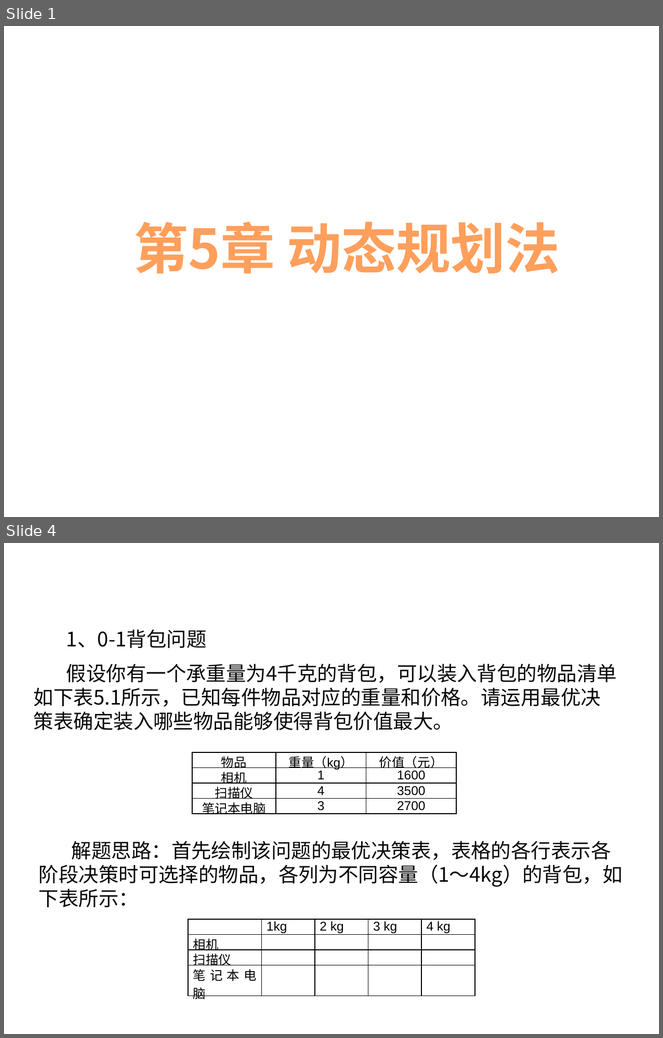
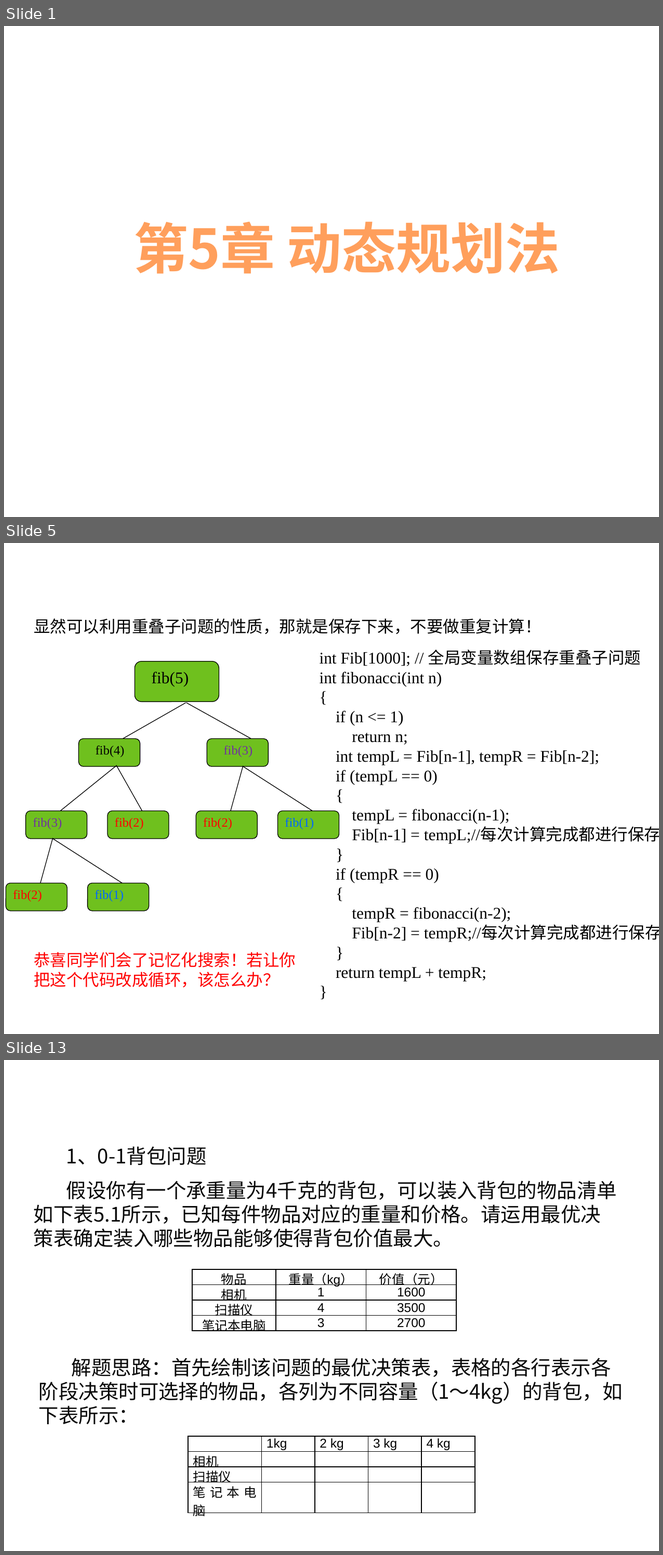
Before and after one commit to liutongling/DP, a slide deck: file/第5章 动态规划法.pptx. Shown one above the other, each under a label of ours: slides 1 and 4 before the commit, slides 1, 5 and 13 after it; the slides between them are not shown. The pictures are 663x1038 and 663x1555 pixels, drawn with LibreOffice and Linux fonts; fonts in the diff are those of the drawing; background and template pictures are left out. Boxes give left, top, right and bottom in pixels: in the first picture for what was removed or moved away, otherwise in the second. Text is boxed around its words. In the diff, an @@ line names an element or a change of style, - is before the commit and + after.

```diff
--- a/file/第5章 动态规划法.pptx
+++ b/file/第5章 动态规划法.pptx
@@ slide 5 added at (x1=4, y1=543, x2=659, y2=1034), background #FFFFFF @@
@@ text added at (x1=34, y1=618, x2=541, y2=634), 18 pt, text #000000 @@
+显然可以利用重叠子问题的性质，那就是保存下来，不要做重复计算！
@@ text added at (x1=320, y1=650, x2=659, y2=981), 18 pt, text #000000 @@
+int Fib[1000]; // 全局变量数组保存重叠子问题
+int fibonacci(int n)
+{
+if (n <= 1)
+return n;
+int tempL = Fib[n-1], tempR = Fib[n-2];
+if (tempL == 0)
+{
+tempL = fibonacci(n-1);
+Fib[n-1] = tempL;//每次计算完成都进行保存
+}
+if (tempR == 0)
+{
+tempR = fibonacci(n-2);
+Fib[n-2] = tempR;//每次计算完成都进行保存
+}
+return tempL + tempR;
+}
@@ rounded rectangle added at (x1=135, y1=662, x2=220, y2=702), fill #6FC01E, outline #000000 0.75 pt @@
@@ text added at (x1=152, y1=672, x2=189, y2=687), 18 pt, text #000000 @@
+fib(5)
@@ line added from (185, 703) to (123, 739), #000000 0.75 pt @@
@@ line added from (186, 703) to (251, 739), #000000 0.75 pt @@
@@ rounded rectangle added at (x1=79, y1=739, x2=140, y2=767), fill #6FC01E, outline #000000 0.75 pt @@
@@ text added at (x1=96, y1=745, x2=125, y2=757), 14 pt, text #000000 @@
+fib(4)
@@ rounded rectangle added at (x1=207, y1=739, x2=269, y2=767), fill #6FC01E, outline #000000 0.75 pt @@
@@ text added at (x1=224, y1=746, x2=253, y2=757), 14 pt, text #7030A0 @@
+fib(3)
@@ line added from (117, 766) to (60, 811), #000000 0.75 pt @@
@@ line added from (117, 767) to (142, 811), #000000 0.75 pt @@
@@ line added from (243, 766) to (231, 811), #000000 0.75 pt @@
@@ line added from (243, 767) to (312, 811), #000000 0.75 pt @@
@@ rounded rectangle added at (x1=26, y1=811, x2=87, y2=838), fill #6FC01E, outline #000000 0.75 pt @@
@@ text added at (x1=33, y1=818, x2=62, y2=830), 14 pt, text #7030A0 @@
+fib(3)
@@ rounded rectangle added at (x1=107, y1=811, x2=169, y2=838), fill #6FC01E, outline #000000 0.75 pt @@
@@ text added at (x1=115, y1=818, x2=144, y2=830), 14 pt, text #FF0000 @@
+fib(2)
@@ rounded rectangle added at (x1=196, y1=811, x2=258, y2=838), fill #6FC01E, outline #000000 0.75 pt @@
@@ text added at (x1=203, y1=818, x2=232, y2=830), 14 pt, text #FF0000 @@
+fib(2)
@@ rounded rectangle added at (x1=278, y1=811, x2=339, y2=838), fill #6FC01E, outline #000000 0.75 pt @@
@@ text added at (x1=285, y1=818, x2=314, y2=830), 14 pt, text #0066FF @@
+fib(1)
@@ line added from (53, 838) to (41, 883), #000000 0.75 pt @@
@@ line added from (53, 839) to (122, 883), #000000 0.75 pt @@
@@ rounded rectangle added at (x1=6, y1=883, x2=67, y2=911), fill #6FC01E, outline #000000 0.75 pt @@
@@ rounded rectangle added at (x1=87, y1=883, x2=149, y2=911), fill #6FC01E, outline #000000 0.75 pt @@
@@ text added at (x1=13, y1=890, x2=42, y2=902), 14 pt, text #FF0000 @@
+fib(2)
@@ text added at (x1=95, y1=890, x2=124, y2=902), 14 pt, text #0066FF @@
+fib(1)
@@ text added at (x1=34, y1=952, x2=296, y2=988), 18 pt, text #FF0000 @@
+恭喜同学们会了记忆化搜索！若让你把这个代码改成循环，该怎么办？
@@ what was slide 4 is now slide 13 @@
```
Also in this commit, not shown: 2 slides changed, 8 other slides added, 3 other files.
